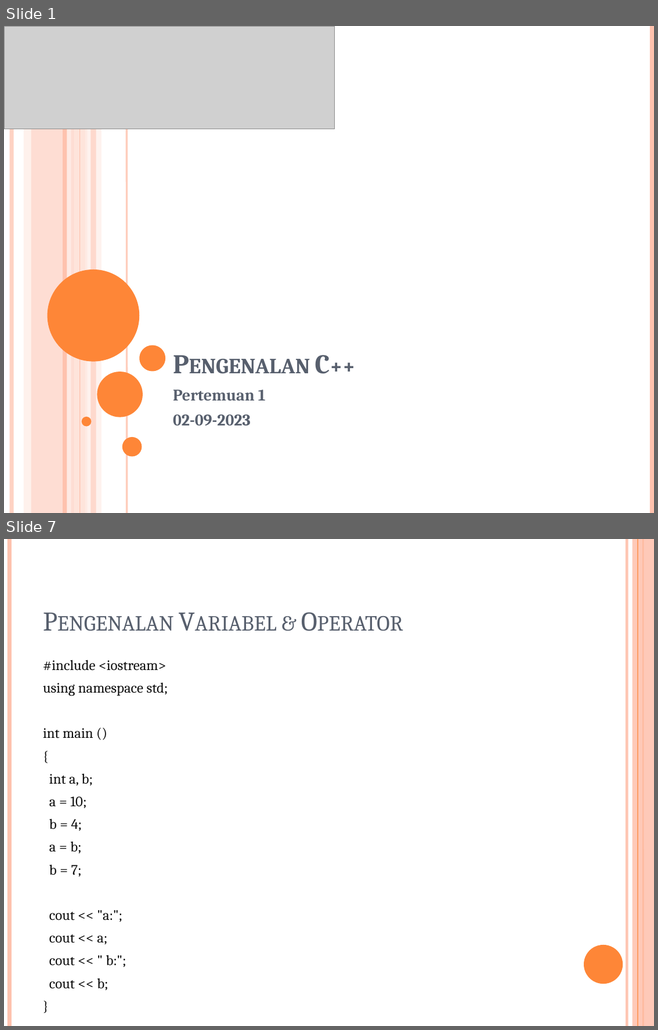
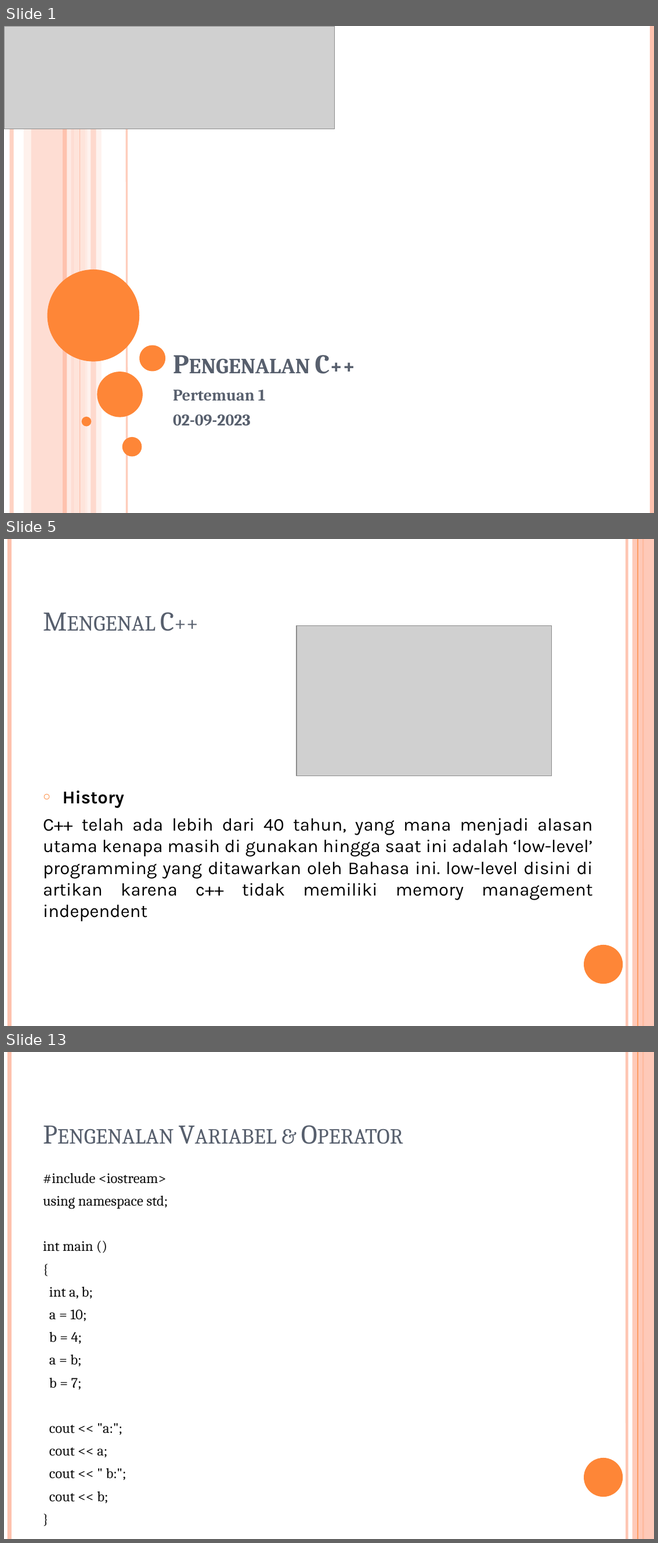
Before and after one commit to tandasanyu/Binus_CPP_2023, a slide deck: Pertemuan1/Pengenalan C++_Pertemuan1_02-09-2023.pptx. Shown one above the other, each under a label of ours: slides 1 and 7 before the commit, slides 1, 5 and 13 after it; the slides between them are not shown. The pictures are 658x1030 and 658x1543 pixels, drawn with LibreOffice and Linux fonts; fonts in the diff are those of the drawing; grey boxes stand for pictures. Boxes give left, top, right and bottom in pixels: in the first picture for what was removed or moved away, otherwise in the second. Text is boxed around its words. In the diff, an @@ line names an element or a change of style, - is before the commit and + after.

```diff
--- a/Pertemuan1/Pengenalan C++_Pertemuan1_02-09-2023.pptx
+++ b/Pertemuan1/Pengenalan C++_Pertemuan1_02-09-2023.pptx
@@ slide 5 added at <box>4,539,654,1026</box>, background #FFFFFF; not listed: 6 template elements that a slide beside it also shows @@
@@ title added at <box>160,612,174,631</box>, 30 pt, text #575F6D, small capitals @@
+Mengenal C++
@@ picture added at <box>296,625,552,776</box> @@
@@ text added at <box>43,791,593,922</box>, 20 pt, text #000000 @@
+○ History
+C++ telah ada lebih dari 40 tahun, yang mana menjadi alasan utama kenapa masih di gunakan hingga saat ini adalah ‘low-level’ programming yang ditawarkan oleh Bahasa ini. low-level disini di artikan karena c++ tidak memiliki memory management independent
@@ what was slide 7 is now slide 13 @@
```
Also in this commit, not shown: 9 slides changed, 8 other slides added.
